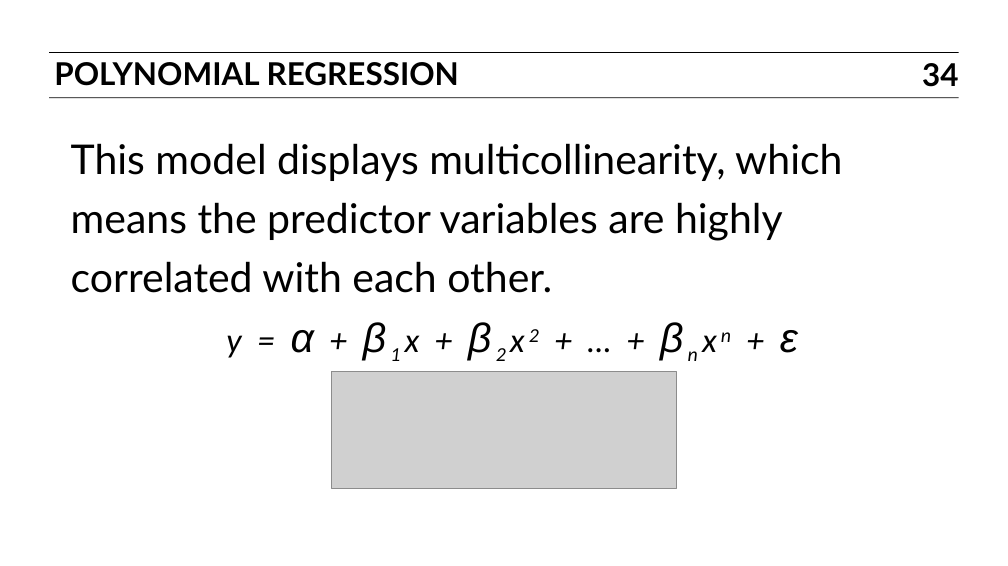
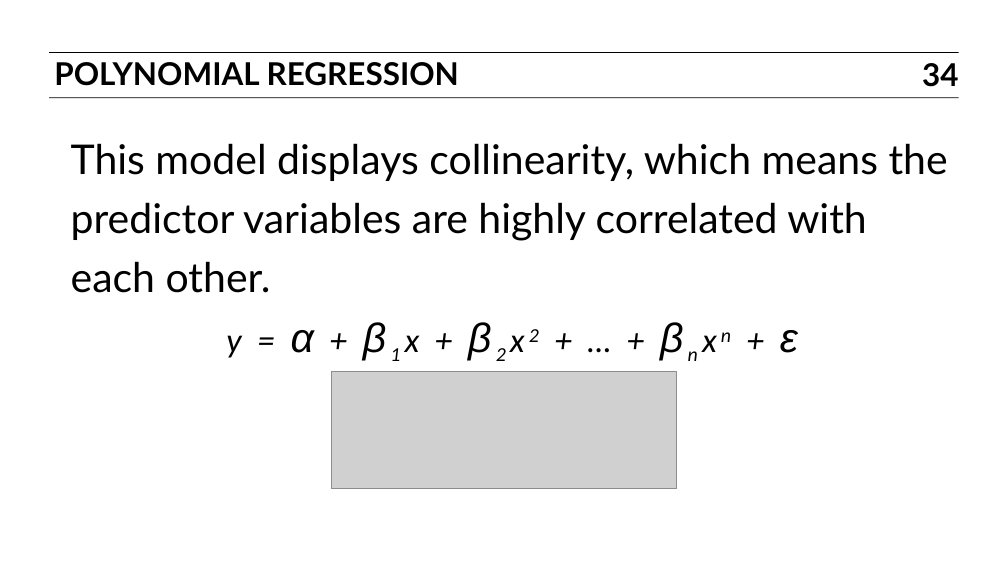
Before and after one commit to ajschumacher/gadsdc, a slide deck: slide 34 of 07-linear/slides.pptx. Drawn at 1008x566 pixels with LibreOffice and Linux fonts; fonts in the diff are those of the drawing; grey boxes stand for pictures. Boxes give left, top, right and bottom in pixels: in the first picture for what was removed or moved away, otherwise in the second. Text is boxed around its words. In the diff, an @@ line names an element or a change of style, - is before the commit and + after.

```diff
--- a/07-linear/slides.pptx
+++ b/07-linear/slides.pptx
@@ text at (71, 143, 948, 293): text changed @@
-This model displays multicollinearity, which means the predictor variables are highly correlated with each other.
+This model displays collinearity, which means the predictor variables are highly correlated with each other.
```
Also in this commit, not shown: 5 other slides changed.
